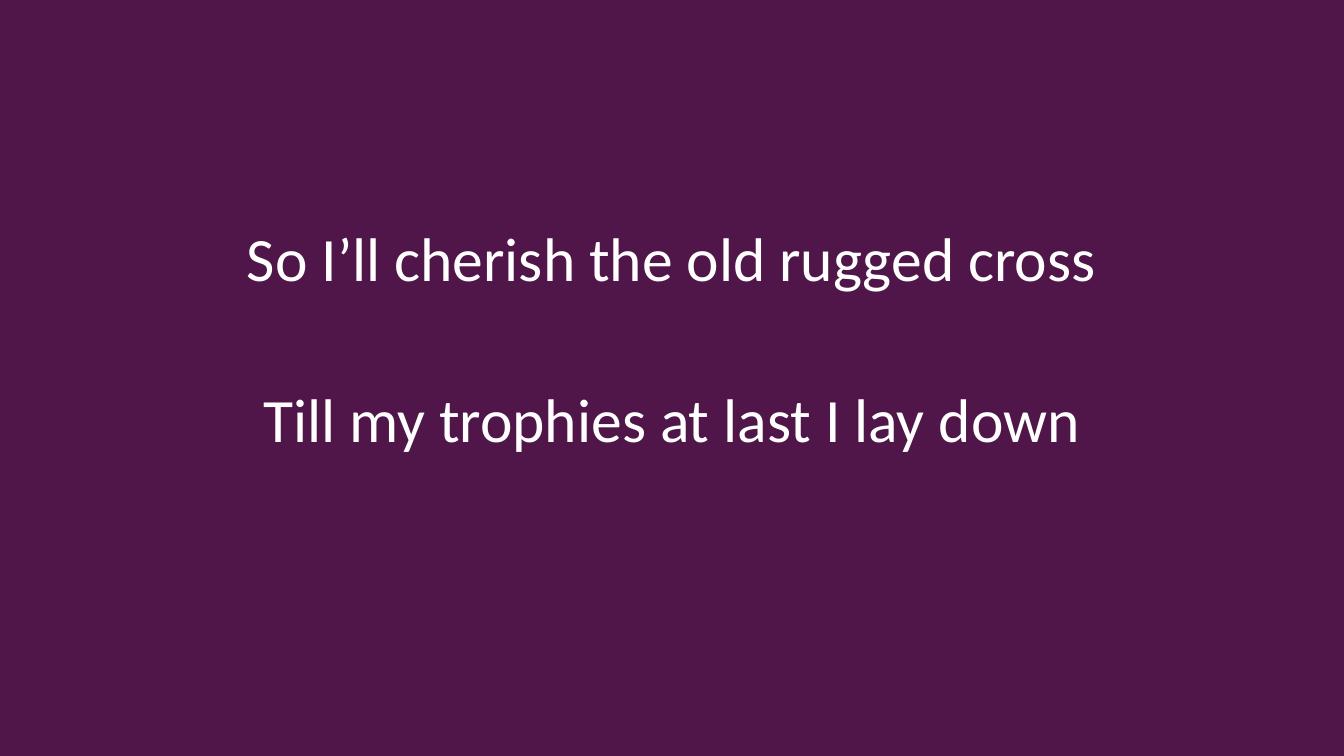
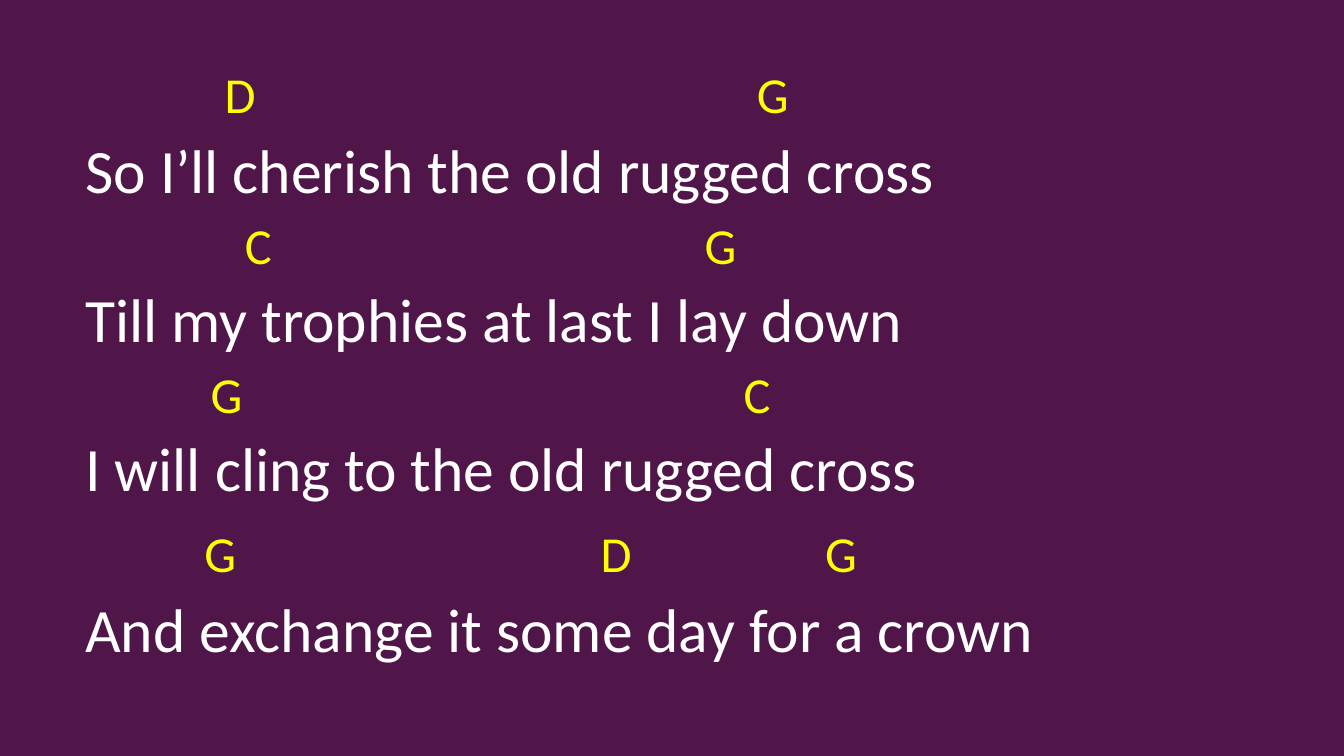
Before and after one commit to kendall412/worship, a slide deck: slide 4 of Old Rugged Cross_chords.pptx. Drawn at 1344x756 pixels with LibreOffice and Linux fonts; fonts in the diff are those of the drawing. Boxes give left, top, right and bottom in pixels: in the first picture for what was removed or moved away, otherwise in the second. Text is boxed around its words. In the diff, an @@ line names an element or a change of style, - is before the commit and + after.

```diff
--- a/Old Rugged Cross_chords.pptx
+++ b/Old Rugged Cross_chords.pptx
@@ subtitle at bbox=[225, 80, 789, 114]: paragraph added @@
+D G
@@ subtitle at bbox=[85, 150, 934, 352]: alignment centre to left @@
@@ subtitle at bbox=[245, 231, 737, 265]: paragraph added @@
+C G
@@ subtitle at bbox=[85, 380, 1033, 663]: paragraphs added @@
+G C
+I will cling to the old rugged cross
+G D G
+And exchange it some day for a crown
```
Also in this commit, not shown: 8 other slides changed, 3 slides removed, 6 other files.
